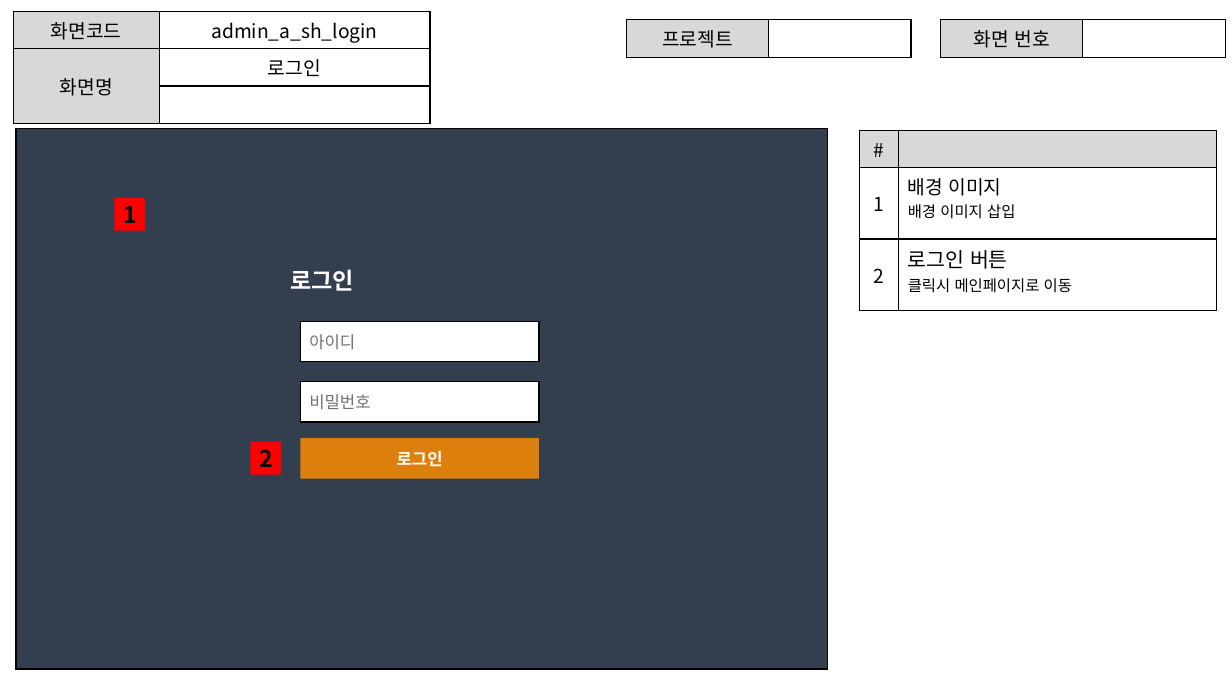
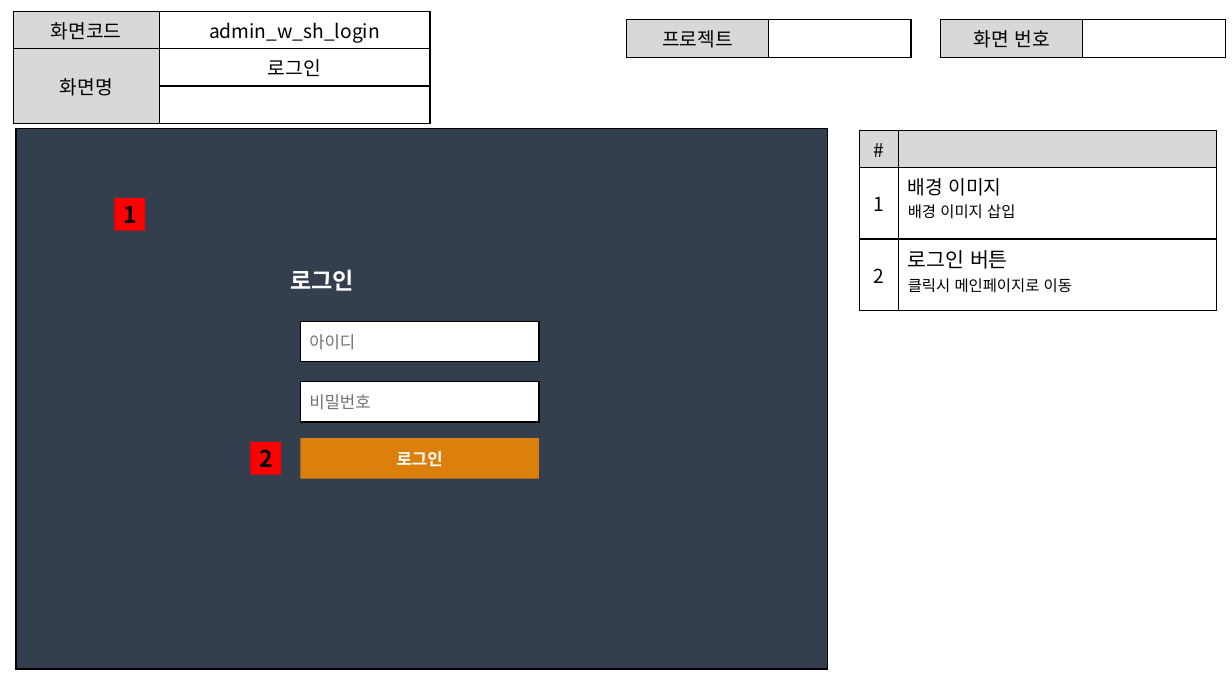
Before and after one commit to ezenteam2/EzenCrowdFunding, a slide deck: slide 9 of project03 화면설계서/project03 - 화면 설계서 - 서희.pptx. Drawn at 1232x693 pixels with LibreOffice and Linux fonts; fonts in the diff are those of the drawing. Boxes give left, top, right and bottom in pixels: in the first picture for what was removed or moved away, otherwise in the second. Text is boxed around its words. In the diff, an @@ line names an element or a change of style, - is before the commit and + after.

```diff
--- a/project03 화면설계서/project03 - 화면 설계서 - 서희.pptx
+++ b/project03 화면설계서/project03 - 화면 설계서 - 서희.pptx
@@ table at (x1=13, y1=12, x2=430, y2=109) @@
-row 1, column 2: admin_a_sh_login
+row 1, column 2: admin_w_sh_login
```
Also in this commit, not shown: 11 other slides changed, 8 other files.
